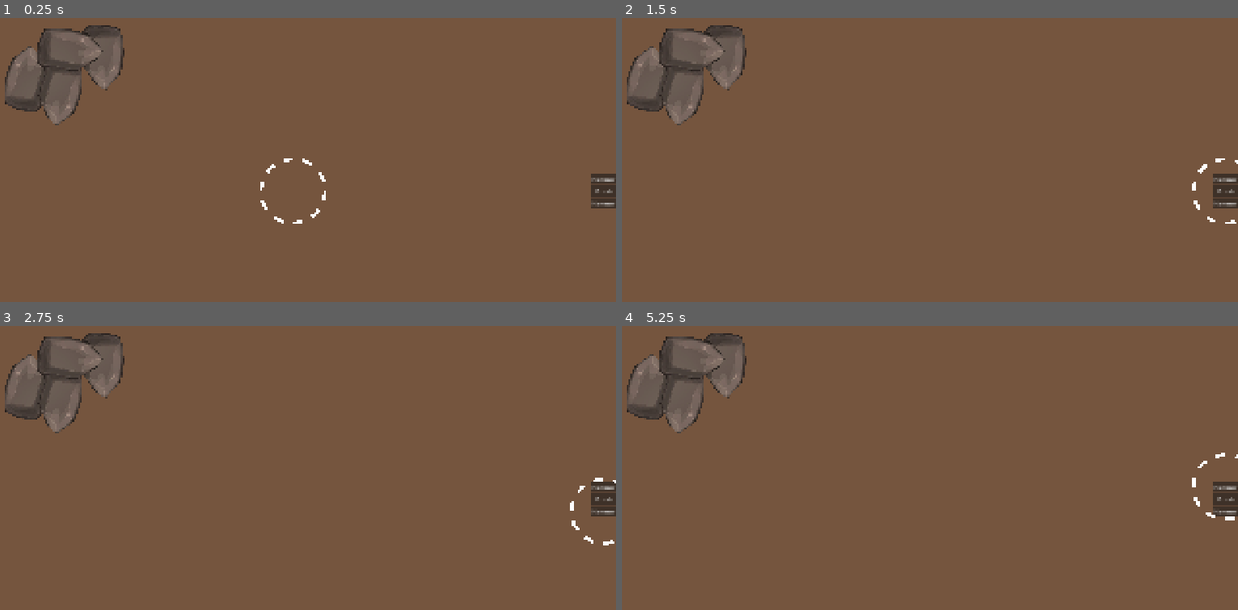
Above: before the commit, frames 1-4 (two rows, left to right).
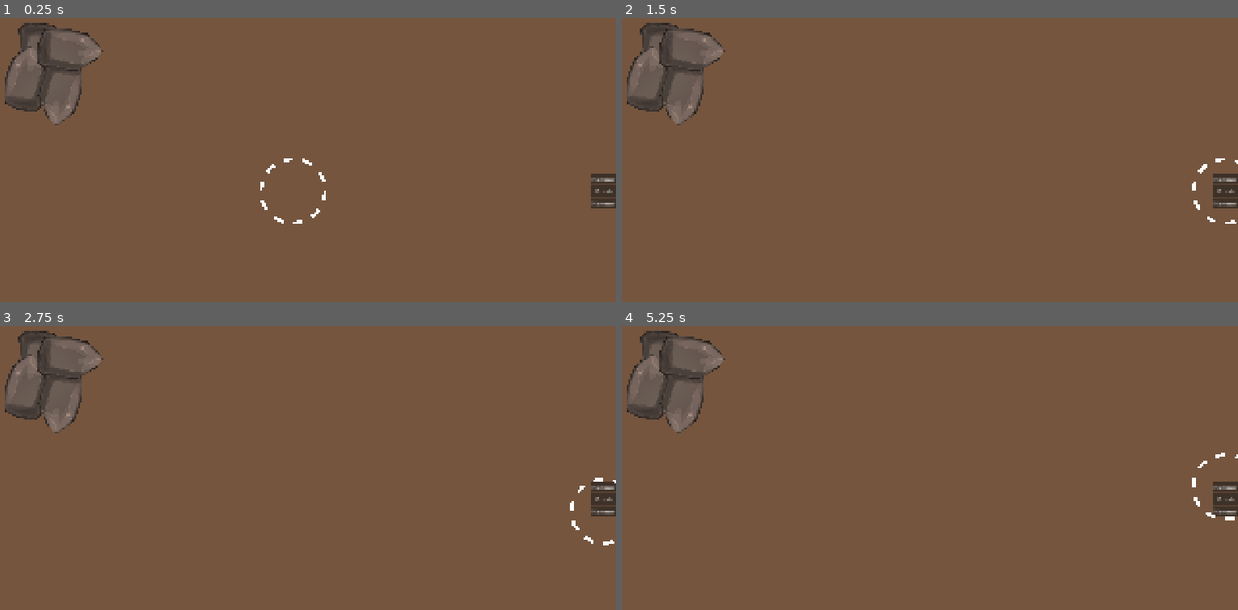
Above: after the commit, the same moments.

Repository: SirLich/fossil-fanatic
Game: Godot game, scene res://game.tscn
The game is run twice, just before and just after one commit, with the same random seed, the same clock (stepped at 60 frames per second) and the same inputs.
Inputs:
- Up to frame 1 (0.25 s): no input
- Up to frame 2 (1.5 s): click "Hammer" at 0.5 s; click "Brush" at 1.25 s
- Up to frame 3 (2.75 s): click "Hammer" at 2 s
- Up to frame 4 (5.25 s): click "Hammer" at 2.75 s; click "Brush" at 3.5 s; click "Hammer" at 4.25 s; click "Hammer" at 5 s

The runs differ from the first frame. In frame 1, 0.9% of the frame differs, in the area x 2-21%, y 1-26%; in frame 2, 0.9%; in frame 3, 0.9%; in frame 4, 0.9%.

Commit message:
Add point based ordering detection

Diff:
--- a/game.tscn
+++ b/game.tscn
@@ -43,25 +43,27 @@
 layout_mode = 2
 text = "Hammer"
 
-[node name="Node2D2" type="Node2D" parent="."]
-position = Vector2(9, -9)
+[node name="Layer_1" type="Node2D" parent="."]
+position = Vector2(-180, -16)
 
-[node name="Rock3" parent="Node2D2" instance=ExtResource("2_e2o6t")]
+[node name="Rock3" parent="Layer_1" instance=ExtResource("2_e2o6t")]
 position = Vector2(387, 149)
 rotation = 2.95304
 
-[node name="Node2D" type="Node2D" parent="."]
+[node name="Layer_2" type="Node2D" parent="."]
+z_index = 1
 
-[node name="Rock" parent="Node2D" instance=ExtResource("2_e2o6t")]
+[node name="Rock" parent="Layer_2" instance=ExtResource("2_e2o6t")]
 position = Vector2(168, 207)
 
-[node name="Rock2" parent="Node2D" instance=ExtResource("2_e2o6t")]
+[node name="Rock2" parent="Layer_2" instance=ExtResource("2_e2o6t")]
 position = Vector2(269, 247)
 rotation = 3.13936
 
-[node name="Rock3" parent="Node2D" instance=ExtResource("2_e2o6t")]
+[node name="Rock3" parent="Layer_2" instance=ExtResource("2_e2o6t")]
 position = Vector2(296, 120)
 rotation = 1.47652
 
 [node name="Hammer" parent="." instance=ExtResource("1_80nbo")]
+z_index = 100
 position = Vector2(0, 27)
--- a/scenes/hammer/hammer.gd
+++ b/scenes/hammer/hammer.gd
@@ -18,22 +18,38 @@
 		for object_area in get_overlapping_areas():
 			object_area.take_damage()
 
-var old_colliders = []
-func detect_rocks():
+func gather_colliders(pos):
 	var world_2d = get_viewport().find_world_2d()
 	var direct_space = world_2d.direct_space_state
 
 	var query = PhysicsPointQueryParameters2D.new()
-	query.position = get_viewport().get_mouse_position()
+	query.position = pos
 	query.collide_with_areas = true
 	query.collision_mask = pow(2, 1-1)
 
-	var colliders = []
 	var intersections = direct_space.intersect_point(query)
 	if intersections:
-		for intersection in intersections:
-			var collider = intersection.collider
-			colliders.append(collider)
+		intersections.sort_custom(func(a, b):
+			var obj_a = a.collider
+			var obj_b = b.collider
+
+			var obj_a_order = obj_a.get_parent().get_index() * 1000 + obj_a.get_index()
+			var obj_b_order = obj_b.get_parent().get_index() * 1000 + obj_b.get_index()
+
+			return obj_a_order > obj_b_order
+			#return obj_a.get_parent().get_z_index() > obj_b.get_parent().get_z_index()
+		)
+
+		colliders.append(intersections[0].collider)
+
+
+var old_colliders = []
+var colliders = []
+
+func detect_rocks():
+
+	gather_colliders(get_viewport().get_mouse_position())
+	#gather_colliders(get_viewport().get_mouse_position() - Vector2(100, 0))
 
 	for collider in old_colliders:
 		if collider not in colliders:
@@ -46,14 +62,4 @@
 	old_colliders.clear()
 	for collider in colliders:
 		old_colliders.append(collider)
-
-
-
-
-
-
-		#intersections.sort_custom(func(a, b):
-			#var obj_a = a.collider
-			#var obj_b = b.collider
-			#return obj_a.global_position.y > obj_b.global_position.y
-		#)
+	colliders.clear()
